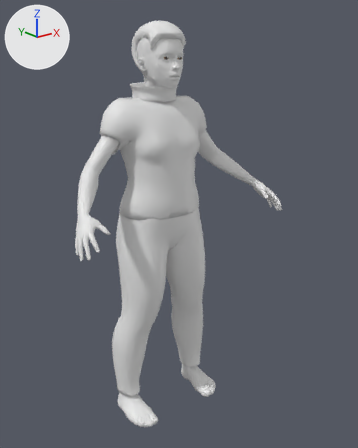
The glTF model corpos/corpo-adolescente-f-normal.glb, before and after one commit.
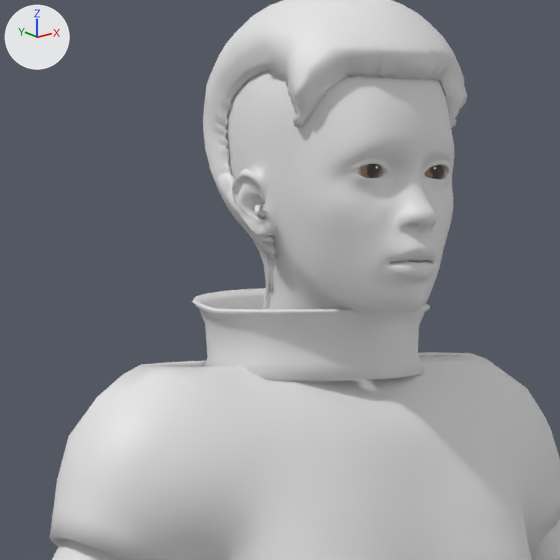
The first picture shows the older version from a camera (50 mm lens) standing at (-1.329, -1.717, 0.73) and looking at (0.04, -0.006, 0.045). The close-ups show the older and then the newer version on the part from 25% to 57% of the width and 5% to 31% of the height of that picture. Only the edits that show in the close-ups are written down. Lighting does not change. The marker at upper left points along +X, +Y and +Z.

The first close-up shows 'cabelo', 'camiseta', 'gola', 'pele' and 1 more.
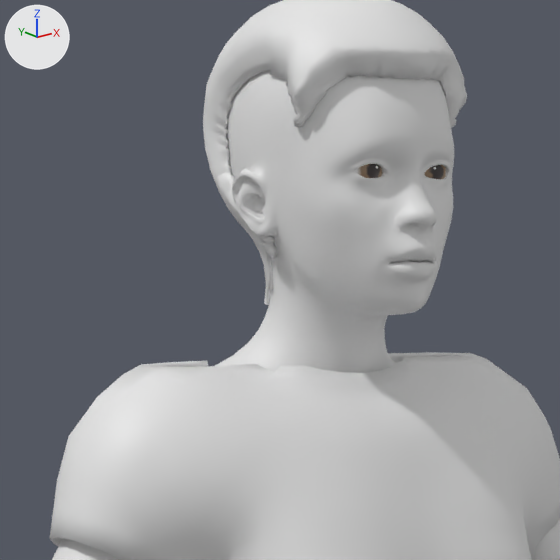
What differs and where, as boxes [x1, y1, x2, y2] in the close-ups (560 x 560 px):
'gola', deleted
    before: [192, 288, 430, 381]

The change, as a list of edits to the scene's bpy script:
```text
Remove ob_gola:
    ob_gola = bpy.data.objects.new('gola', me_gola_022)
    ob_gola.location = (0.0, 0.0, 0.0)
```
